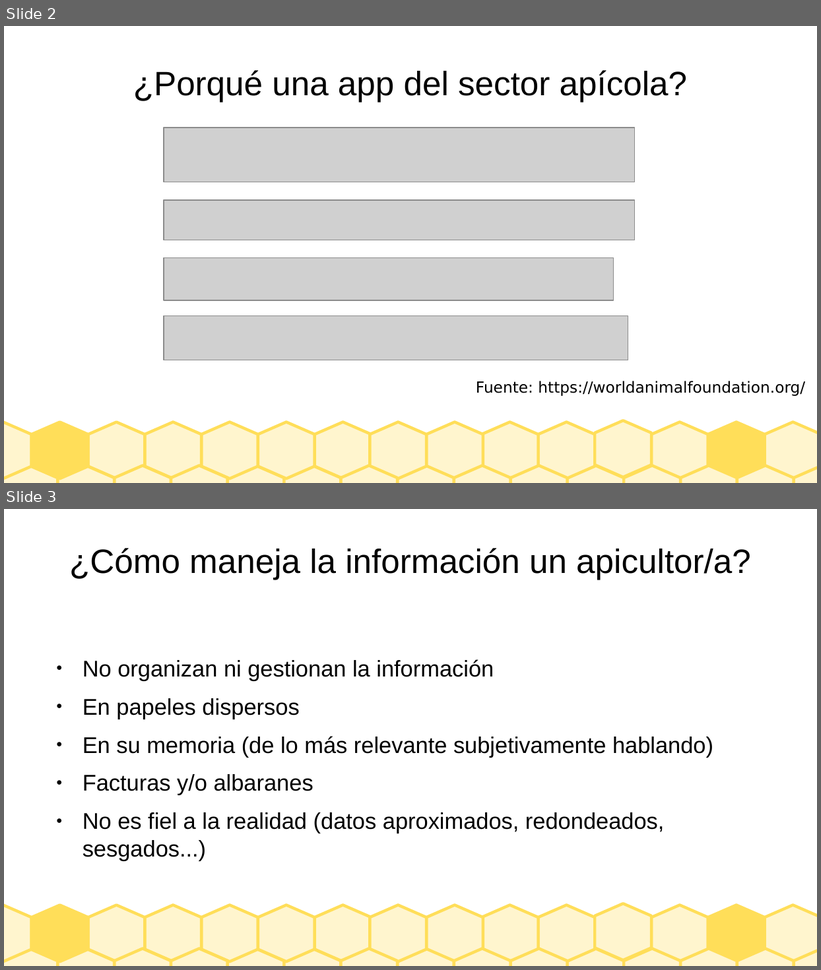
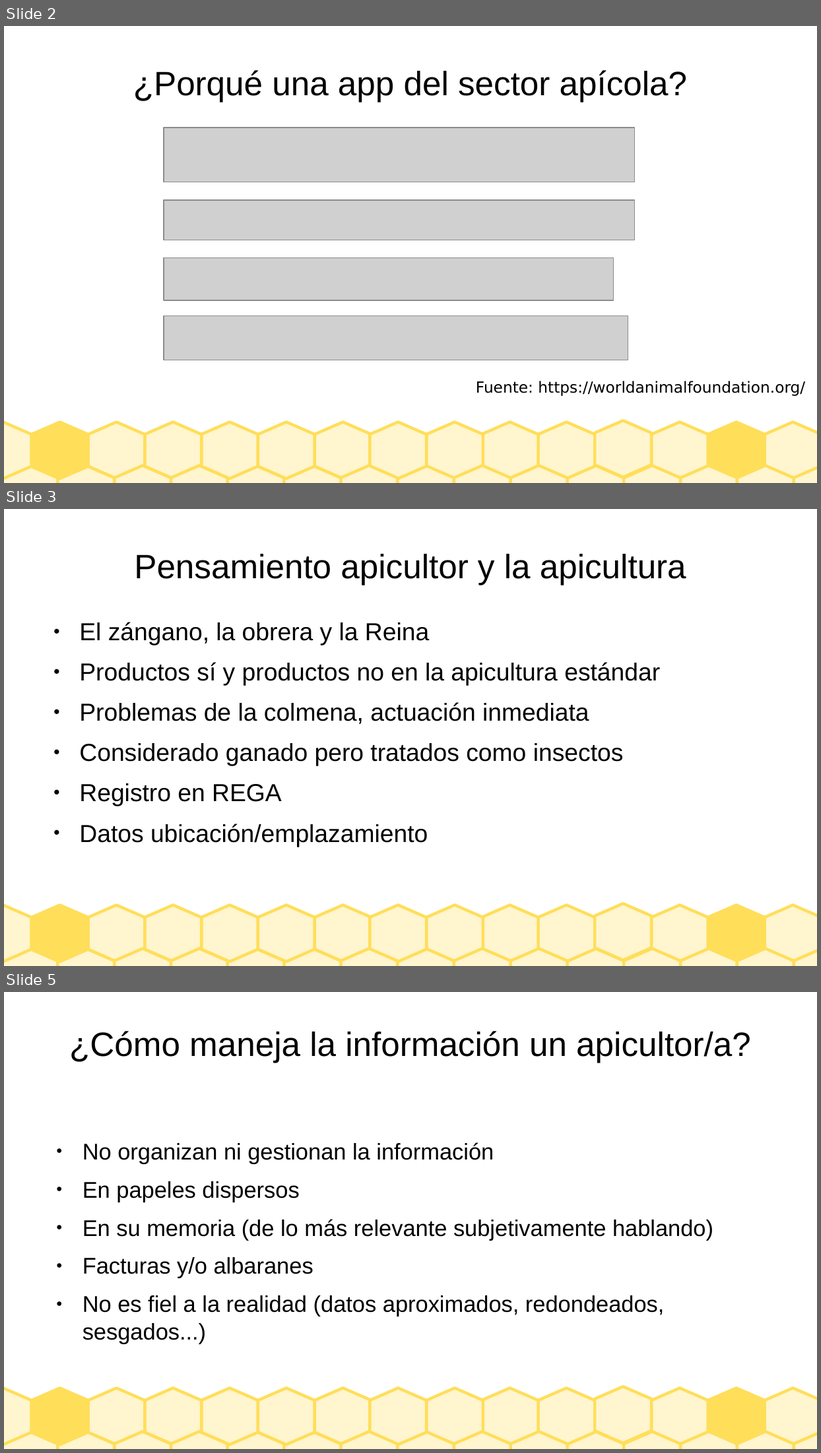
Before and after one commit to Ocklaf/PFC, a slide deck: PresentacionGesticolmenar.odp. Shown one above the other, each under a label of ours: slides 2 and 3 before the commit, slides 2, 3 and 5 after it; the slides between them are not shown. The pictures are 821x970 and 821x1453 pixels, drawn with LibreOffice and Linux fonts; fonts in the diff are those of the drawing; grey boxes stand for pictures. Boxes give left, top, right and bottom in pixels: in the first picture for what was removed or moved away, otherwise in the second. Text is boxed around its words. In the diff, an @@ line names an element or a change of style, - is before the commit and + after.

```diff
--- a/PresentacionGesticolmenar.odp
+++ b/PresentacionGesticolmenar.odp
@@ slide 3 added at (4,509,817,966), background #FFFFFF; not listed: 30 template elements that a slide beside it also shows @@
@@ title added at (134,554,686,586), 33 pt, text #000000 @@
+Pensamiento apicultor y la apicultura
@@ text added at (79,622,660,847), 24 pt, text #000000 @@
+● El zángano, la obrera y la Reina
+● Productos sí y productos no en la apicultura estándar
+● Problemas de la colmena, actuación inmediata
+● Considerado ganado pero tratados como insectos
+● Registro en REGA
+● Datos ubicación/emplazamiento
@@ what was slide 3 is now slide 5 @@
```
Also in this commit, not shown: 2 slides changed, 2 other slides added, 1 other file.
